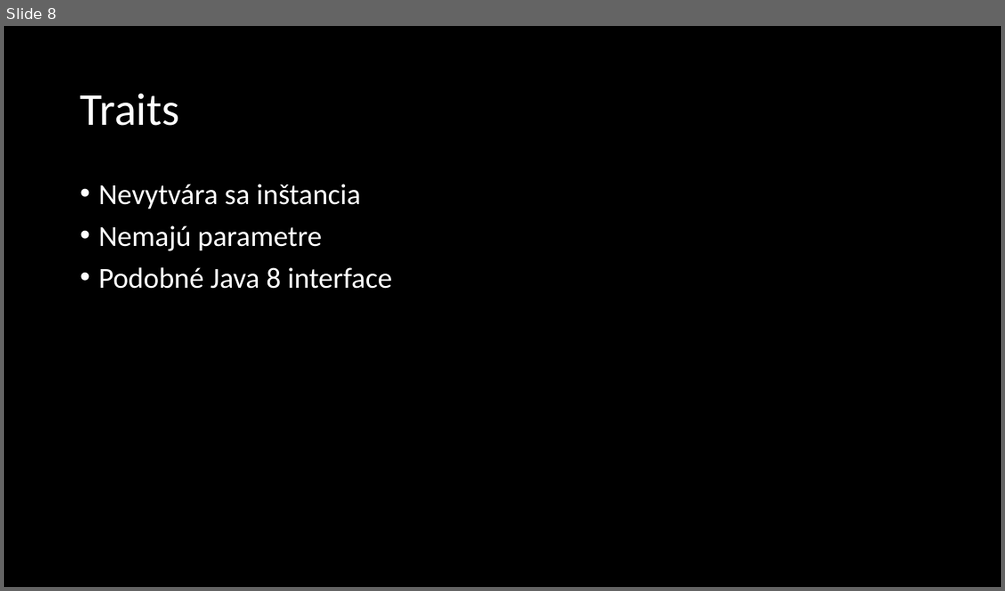
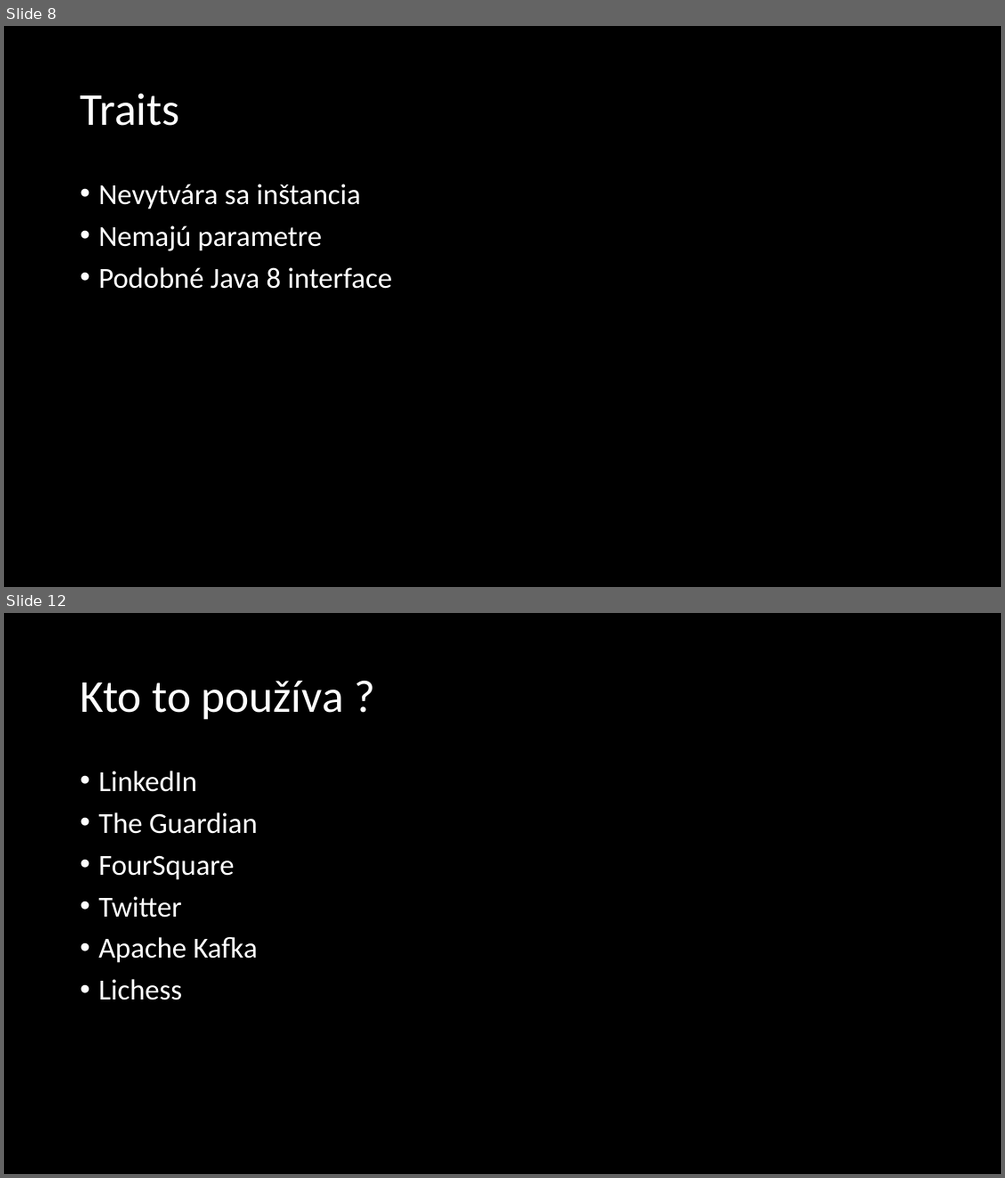
Before and after one commit to mihalikv/scala-project, a slide deck: Scala.pptx. Shown one above the other, each under a label of ours: slide 8 before the commit, slides 8 and 12 after it; the slides between them are not shown. The pictures are 1005x591 and 1005x1178 pixels, drawn with LibreOffice and Linux fonts; fonts in the diff are those of the drawing. Boxes give left, top, right and bottom in pixels: in the first picture for what was removed or moved away, otherwise in the second. Text is boxed around its words. In the diff, an @@ line names an element or a change of style, - is before the commit and + after.

```diff
--- a/Scala.pptx
+++ b/Scala.pptx
@@ slide 12 added at <box>4,613,1001,1174</box>, background #000000 @@
@@ title added at <box>80,681,344,720</box>, 44 pt, text #FFFFFF @@
+Kto to používa ?
@@ text added at <box>98,771,258,1000</box>, 28 pt, text #FFFFFF @@
+• LinkedIn
+• The Guardian
+• FourSquare
+• Twitter
+• Apache Kafka
+• Lichess
```
Also in this commit, not shown: 4 slides changed, 5 other slides added, 1 other file.
